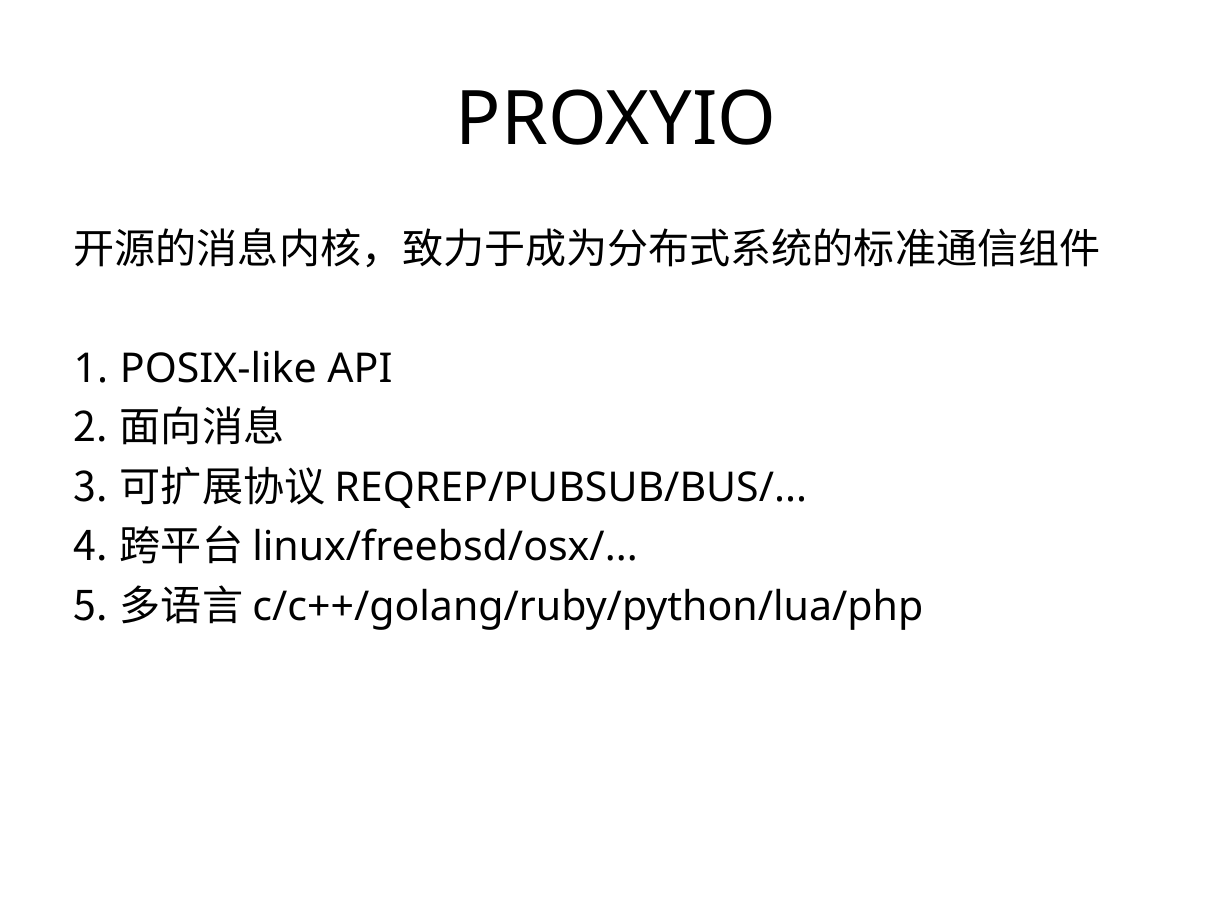
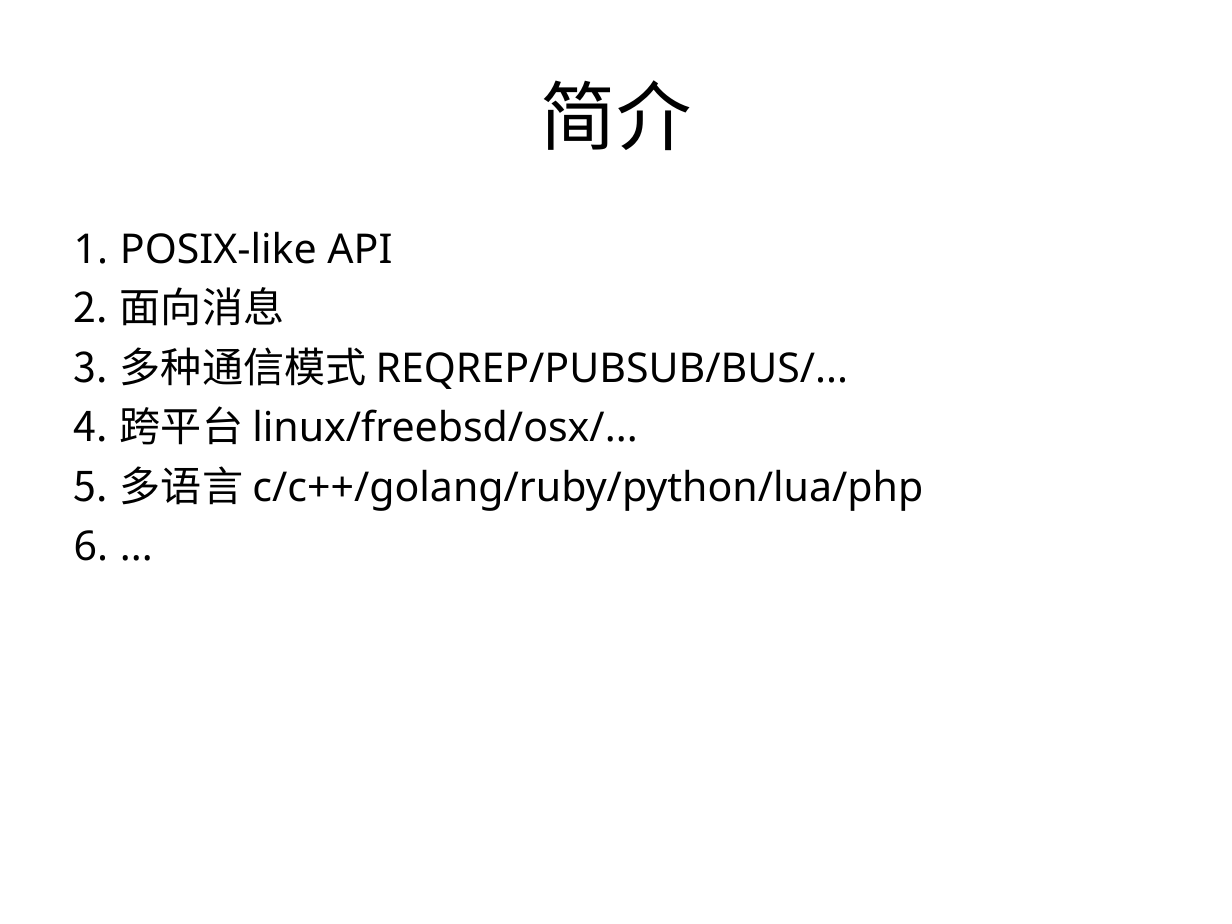
Before and after one commit to proxyio/xio, a slide deck: slide 25 of docs/PROXYIO.ppt (slide 13 before the commit). Drawn at 1232x924 pixels with LibreOffice and Linux fonts; fonts in the diff are those of the drawing. Boxes give left, top, right and bottom in pixels: in the first picture for what was removed or moved away, otherwise in the second. Text is boxed around its words. In the diff, an @@ line names an element or a change of style, - is before the commit and + after.

```diff
--- a/docs/PROXYIO.ppt
+++ b/docs/PROXYIO.ppt
@@ title at (541,80,692,151): text changed @@
-PROXYIO
+简介
@@ text at (120,231,923,511): paragraph added @@
+6. ...
@@ text at (74,228,1101,268): paragraph removed @@
-开源的消息内核，致力于成为分布式系统的标准通信组件
@@ text at (120,347,849,389): text changed @@
-3. 可扩展协议 REQREP/PUBSUB/BUS/...
+3. 多种通信模式 REQREP/PUBSUB/BUS/...
```
Also in this commit, not shown: 11 other slides changed, 12 slides added.
